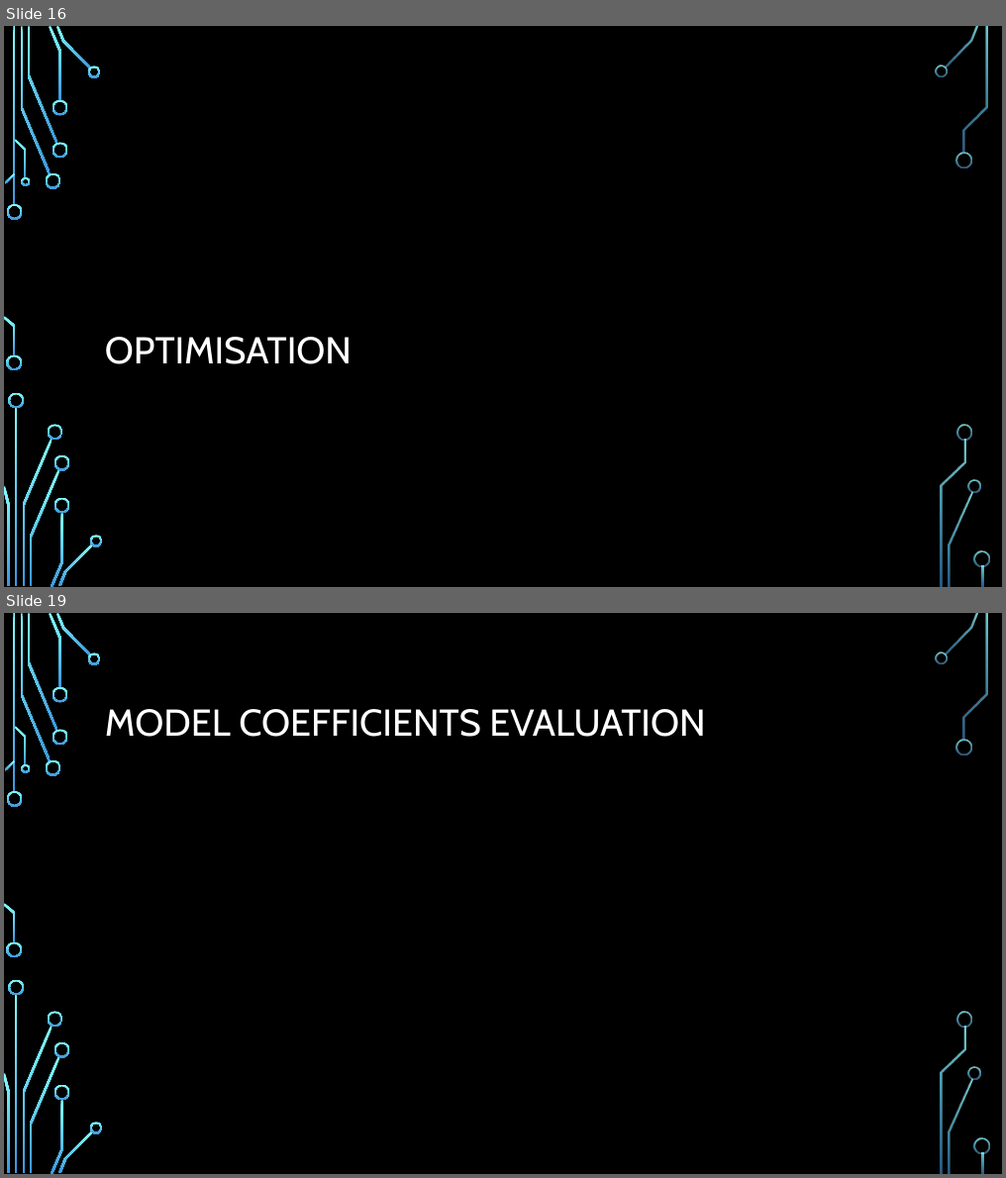
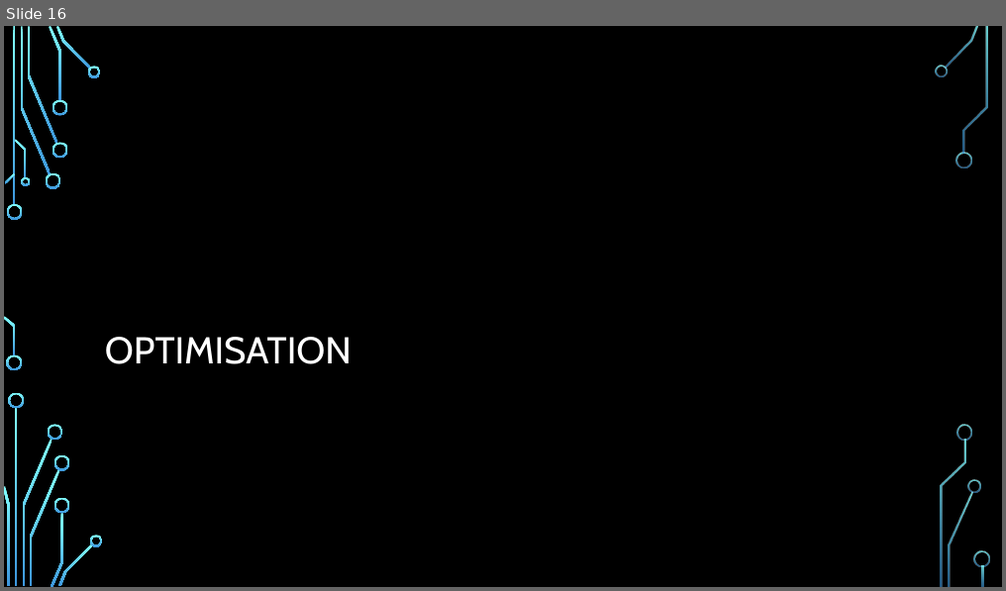
Before and after one commit to ddaniel2024/Project-4, a slide deck: Employee Attrition Prediction Presentation.pptx. Shown one above the other, each under a label of ours: slides 16 and 19 before the commit, slide 16 after it; the slides between them are not shown. The pictures are 1006x1178 and 1006x591 pixels, drawn with LibreOffice and Linux fonts; fonts in the diff are those of the drawing; background and template pictures are left out. Boxes give left, top, right and bottom in pixels: in the first picture for what was removed or moved away, otherwise in the second. Text is boxed around its words. In the diff, an @@ line names an element or a change of style, - is before the commit and + after.

```diff
--- a/Employee Attrition Prediction Presentation.pptx
+++ b/Employee Attrition Prediction Presentation.pptx
@@ slide 19 removed at (4, 613, 1002, 1174), background picture (left out); not listed: 36 template elements that a slide beside it also shows @@
@@ title removed at (105, 709, 705, 737) @@
-MODEL COEFFICIENTS EVALUATION
```
Also in this commit, not shown: 13 slides changed, 8 slides added, 7 other slides removed, 10 other files.
